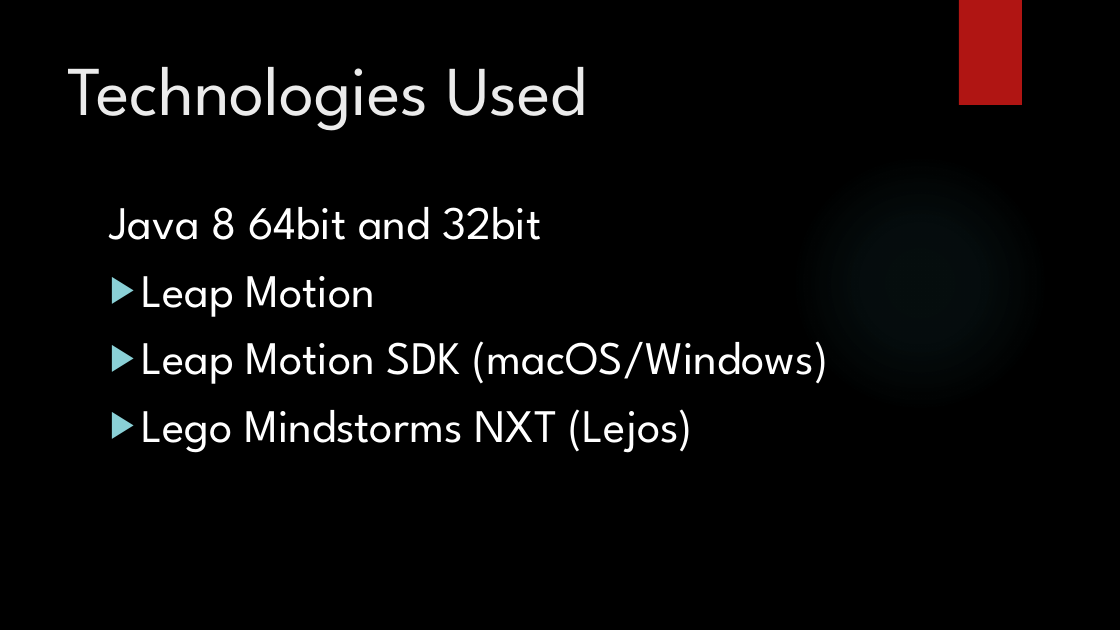
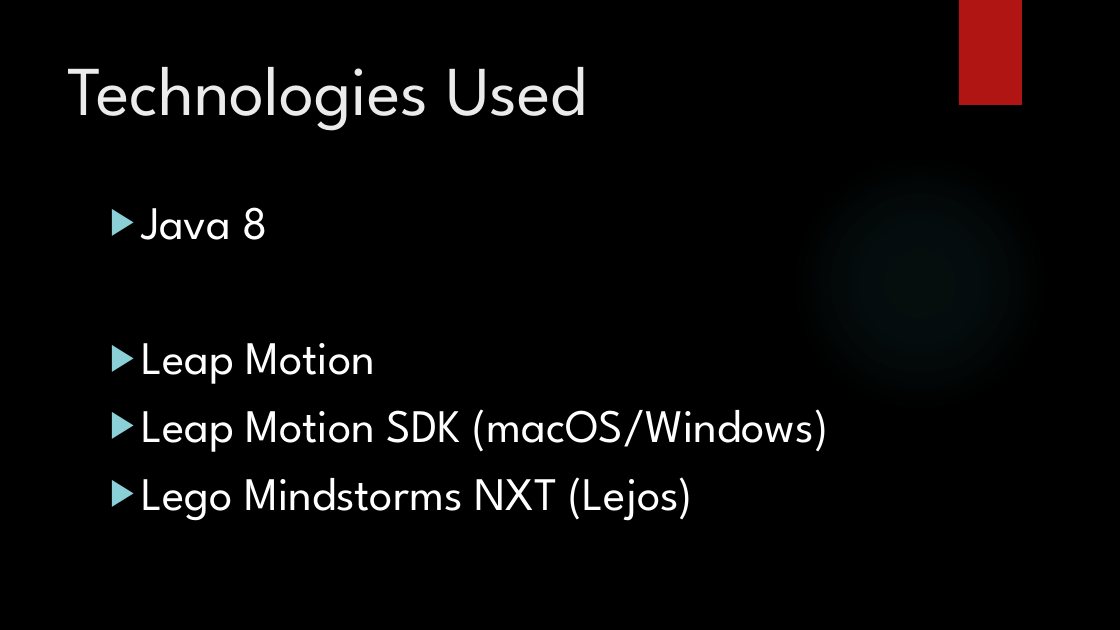
Before and after one commit to kevind992/Mechanical-Arm-Controlled-by-Leap-Motion, a slide deck: slide 3 of presentation.pptx. Drawn at 1120x630 pixels with LibreOffice and Linux fonts; fonts in the diff are those of the drawing; background and template pictures are left out. Boxes give left, top, right and bottom in pixels: in the first picture for what was removed or moved away, otherwise in the second. Text is boxed around its words. In the diff, an @@ line names an element or a change of style, - is before the commit and + after.

```diff
--- a/presentation.pptx
+++ b/presentation.pptx
@@ text at bbox=[141, 207, 268, 240]: text changed @@
-Java 8 64bit and 32bit
+▶ Java 8
```
Also in this commit, not shown: 1 other file.
